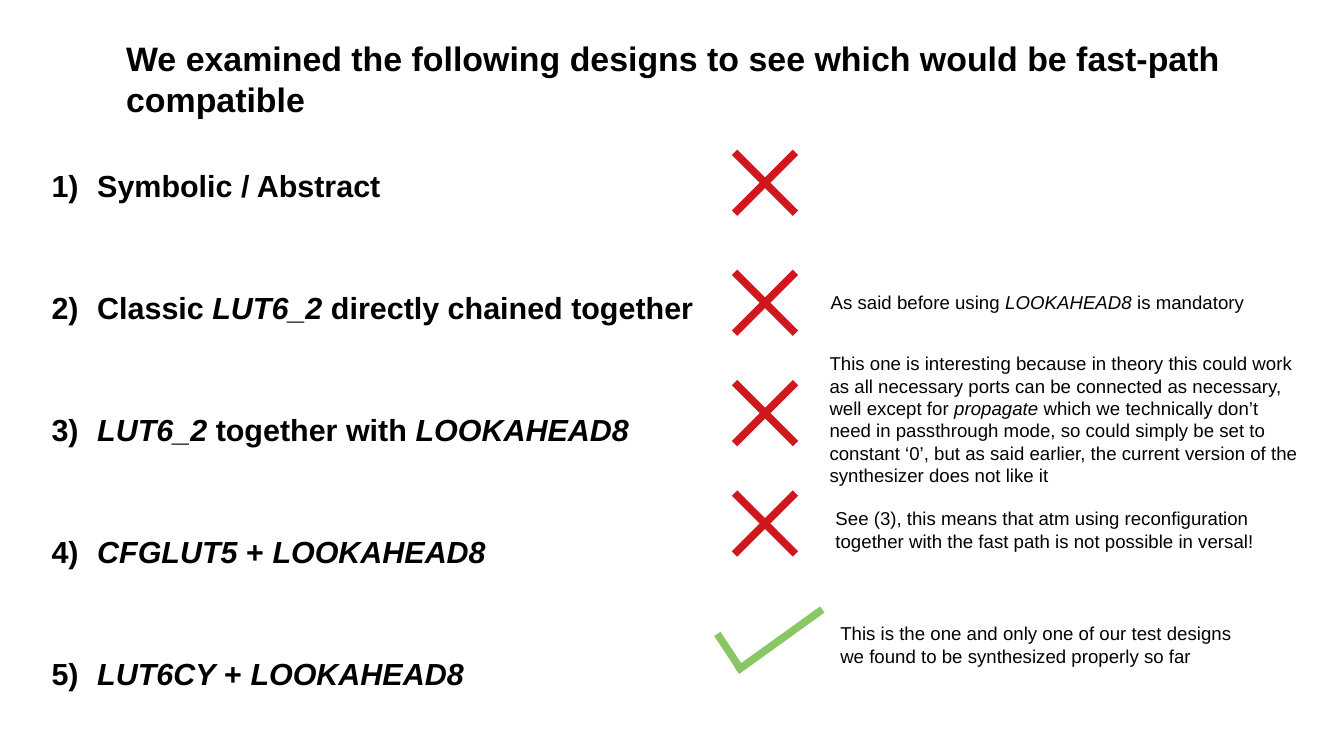
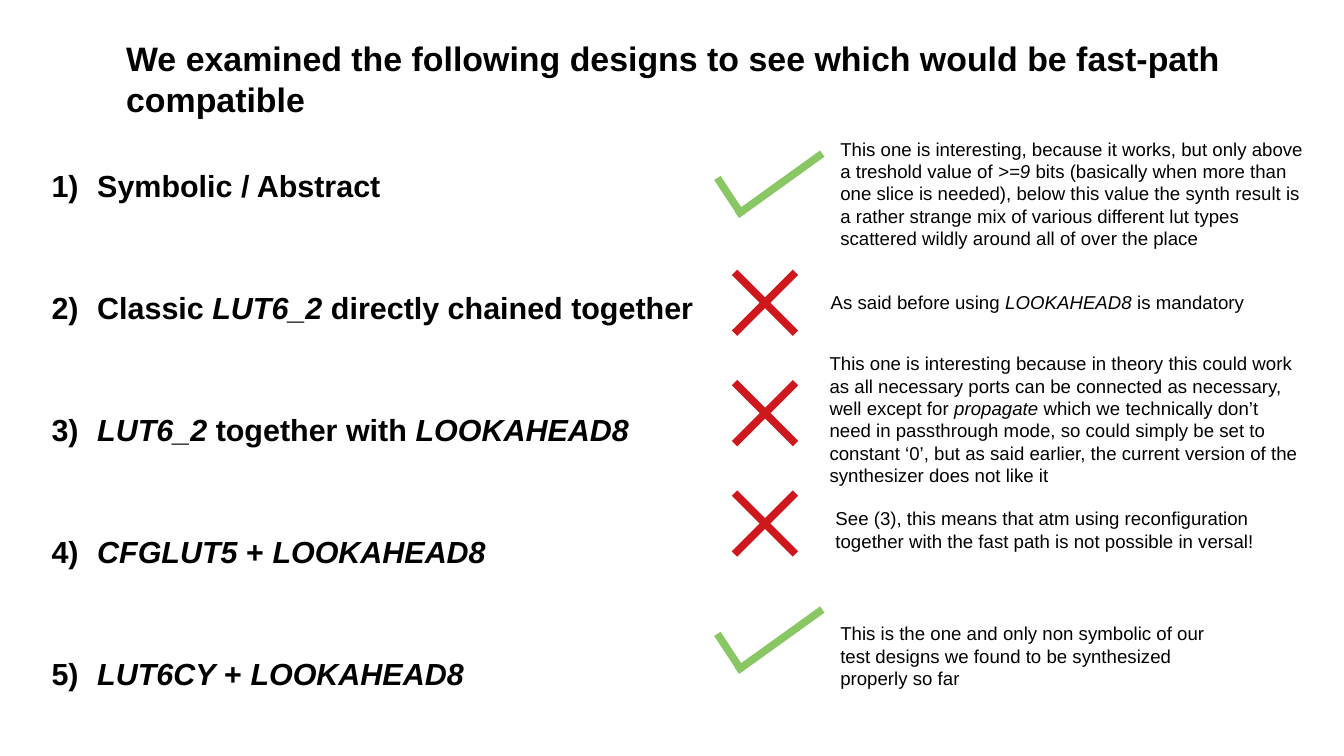
Before and after one commit to morco/versal-basics, a slide deck: slide 15 of doc/versal_fast_path_howto.odp. Drawn at 1344x756 pixels with LibreOffice and Linux fonts; fonts in the diff are those of the drawing. Boxes give left, top, right and bottom in pixels: in the first picture for what was removed or moved away, otherwise in the second. Text is boxed around its words. In the diff, an @@ line names an element or a change of style, - is before the commit and + after.

Commit message:
retestet symbolic "addition", it actually ...
... works above a specific threshold value

```diff
--- a/doc/versal_fast_path_howto.odp
+++ b/doc/versal_fast_path_howto.odp
@@ text added at [840,142,1303,249], 11 pt, text #000000 @@
+This one is interesting, because it works, but only above a treshold value of >=9 bits (basically when more than one slice is needed), below this value the synth result is a rather strange mix of various different lut types scattered wildly around all of over the place
@@ line moved from (796, 213) - (735, 152) to (717, 178) - (742, 215) @@
@@ line (717, 178) - (742, 215): stroke #CE181E 4.51 pt to #89C765 4.51 pt @@
@@ line moved from (796, 152) - (735, 213) to (737, 215) - (822, 154) @@
@@ line (737, 215) - (822, 154): stroke #CE181E 4.51 pt to #89C765 4.51 pt @@
@@ text at [840,626,1204,689]: text changed @@
-This is the one and only one of our test designs we found to be synthesized properly so far
+This is the one and only non symbolic of our test designs we found to be synthesized properly so far
```
Also in this commit, not shown: 1 other slide changed, 2 other files.
